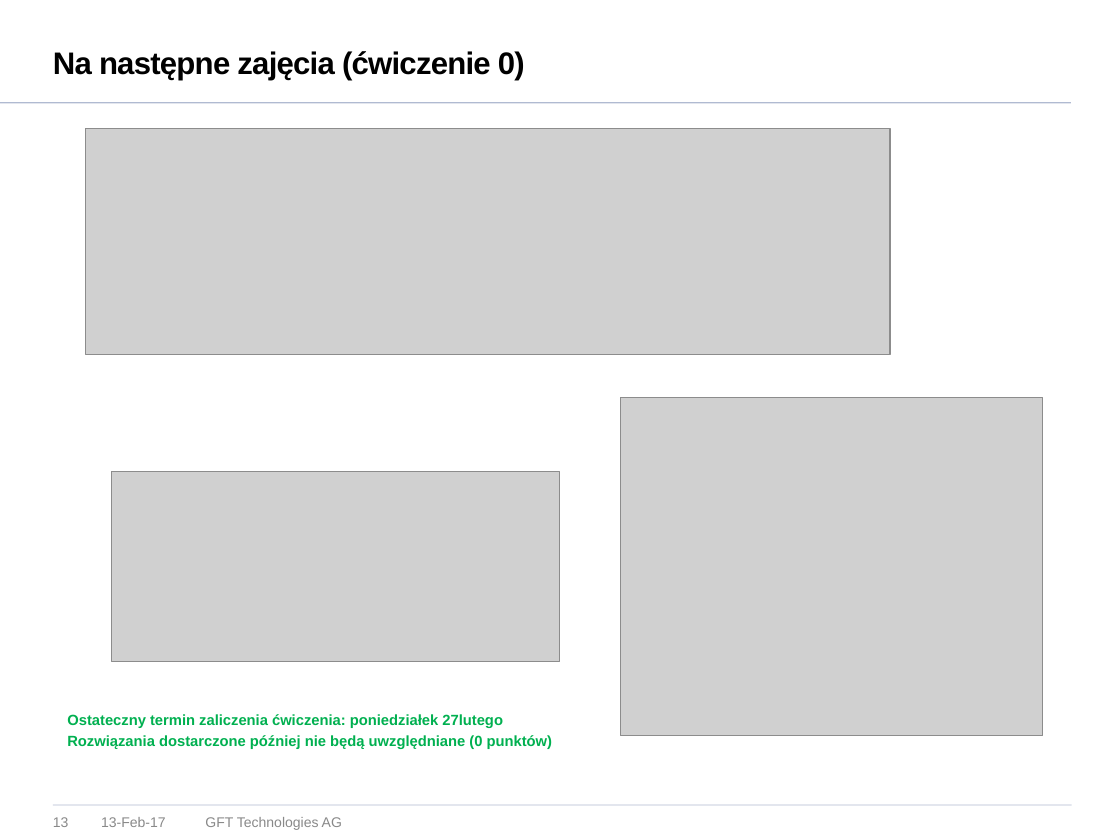
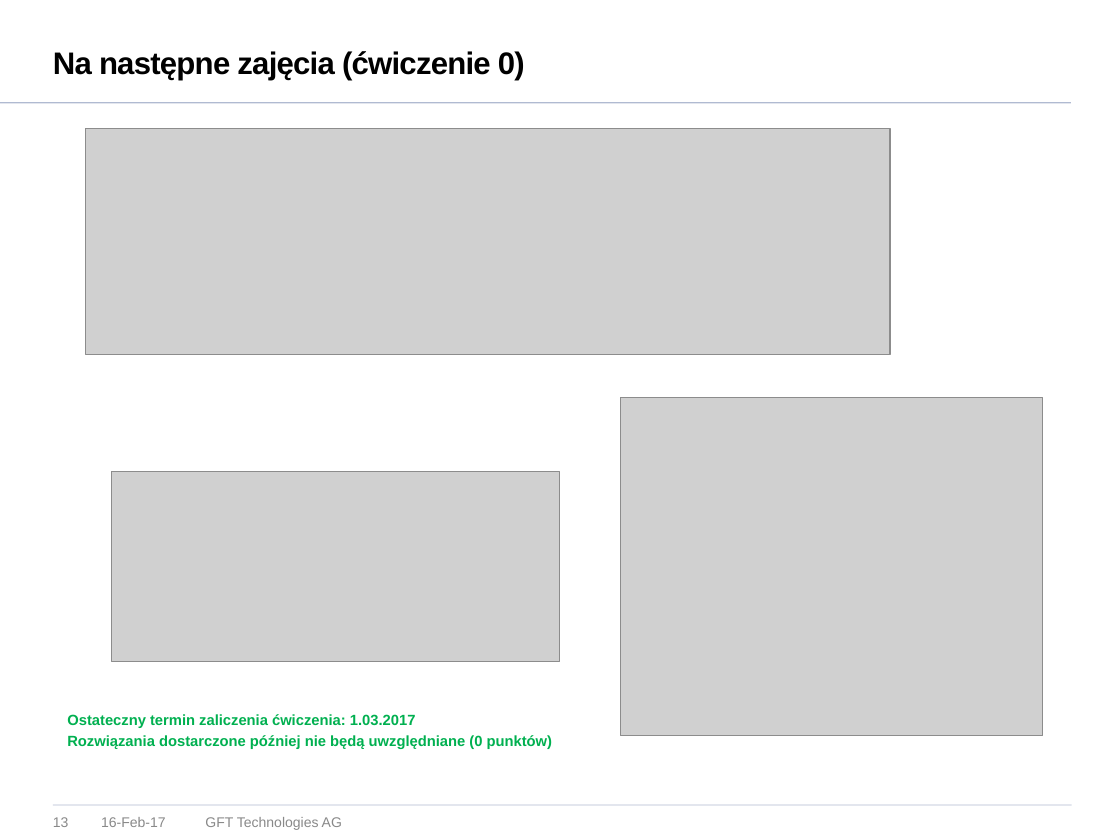
Before and after one commit to vego1mar/exercise0, a slide deck: slide 13 of WDSR - zarys programu.pptx. Drawn at 1120x840 pixels with LibreOffice and Linux fonts; fonts in the diff are those of the drawing; grey boxes stand for pictures; background and template pictures are left out. Boxes give left, top, right and bottom in pixels: in the first picture for what was removed or moved away, otherwise in the second. Text is boxed around its words. In the diff, an @@ line names an element or a change of style, - is before the commit and + after.

```diff
--- a/WDSR - zarys programu.pptx
+++ b/WDSR - zarys programu.pptx
@@ text at (x1=67, y1=714, x2=416, y2=728): text changed @@
-Ostateczny termin zaliczenia ćwiczenia: poniedziałek 27lutego
+Ostateczny termin zaliczenia ćwiczenia: 1.03.2017
@@ text at (x1=101, y1=817, x2=166, y2=827): text changed @@
-13-Feb-17
+16-Feb-17
```
Also in this commit, not shown: 13 other slides changed.
